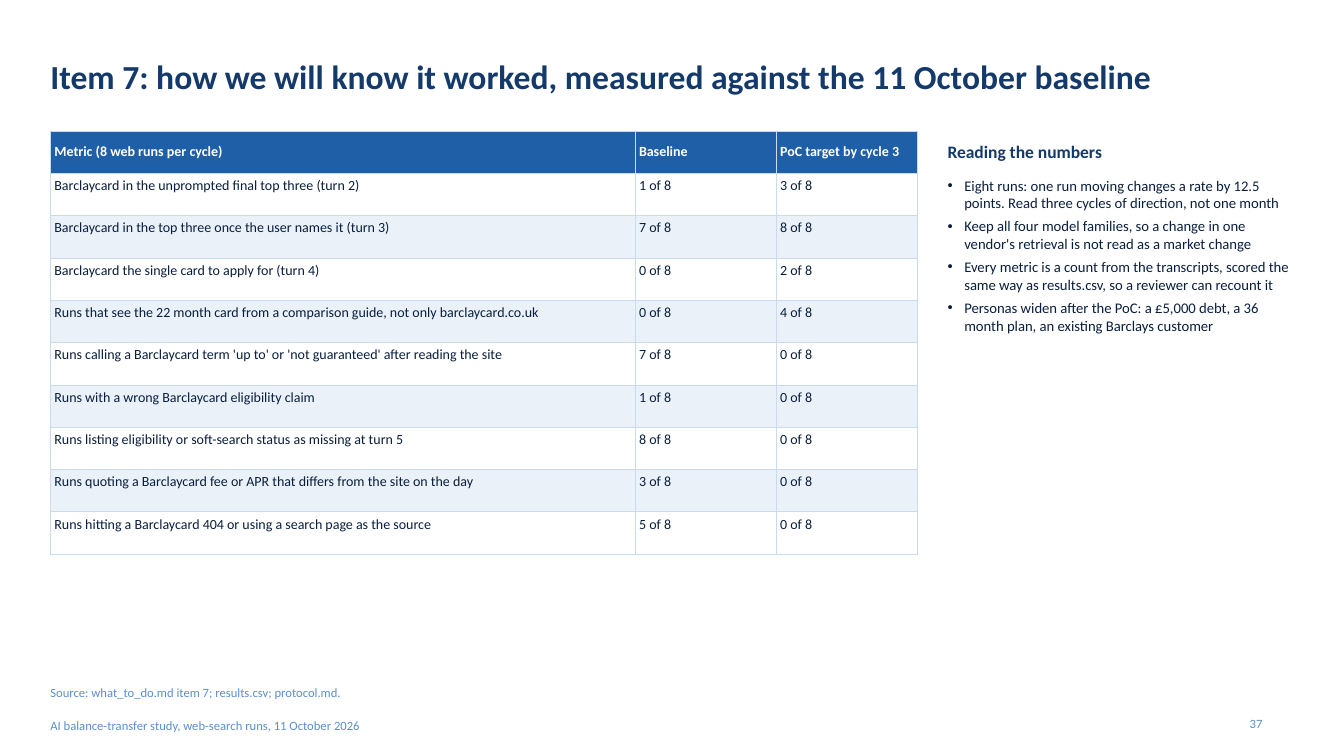
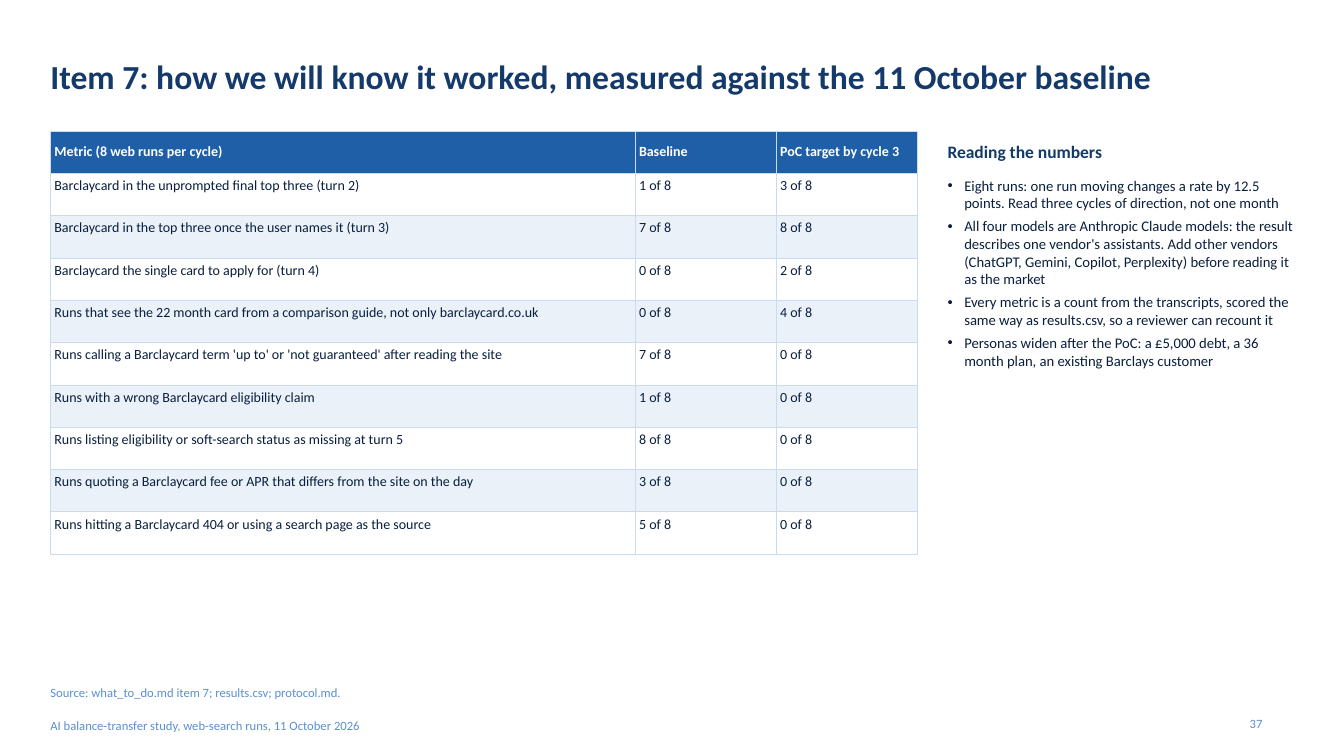
Before and after one commit to dsr001001/cc_yolo_project, a slide deck: slide 37 of Oct11_3pm/deck/Barclaycard_AI_search_study.pptx. Drawn at 1344x756 pixels with LibreOffice and Linux fonts; fonts in the diff are those of the drawing. Boxes give left, top, right and bottom in pixels: in the first picture for what was removed or moved away, otherwise in the second. Text is boxed around its words. In the diff, an @@ line names an element or a change of style, - is before the commit and + after.

```diff
--- a/Oct11_3pm/deck/Barclaycard_AI_search_study.pptx
+++ b/Oct11_3pm/deck/Barclaycard_AI_search_study.pptx
@@ text at bbox=[964, 220, 1293, 284]: text changed @@
-• Keep all four model families, so a change in one vendor's retrieval is not read as a market change
+• All four models are Anthropic Claude models: the result describes one vendor's assistants. Add other vendors (ChatGPT, Gemini, Copilot, Perplexity) before reading it as the market
```
Also in this commit, not shown: 2 other slides changed, 5 other files.
